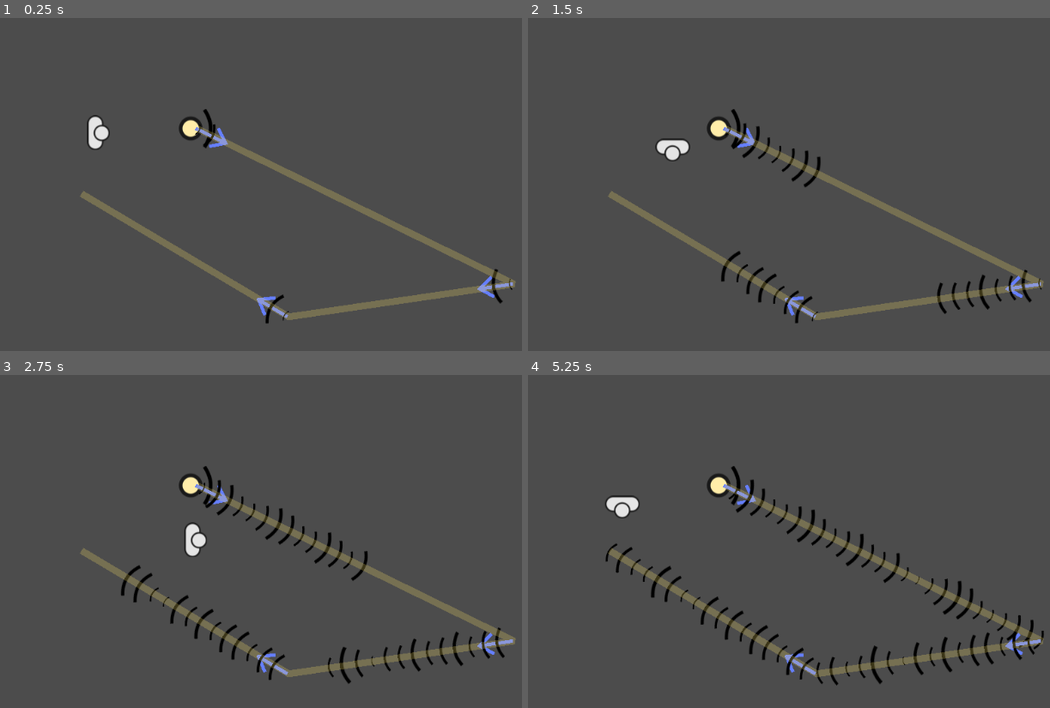
Above: before the commit, frames 1-4 (two rows, left to right).
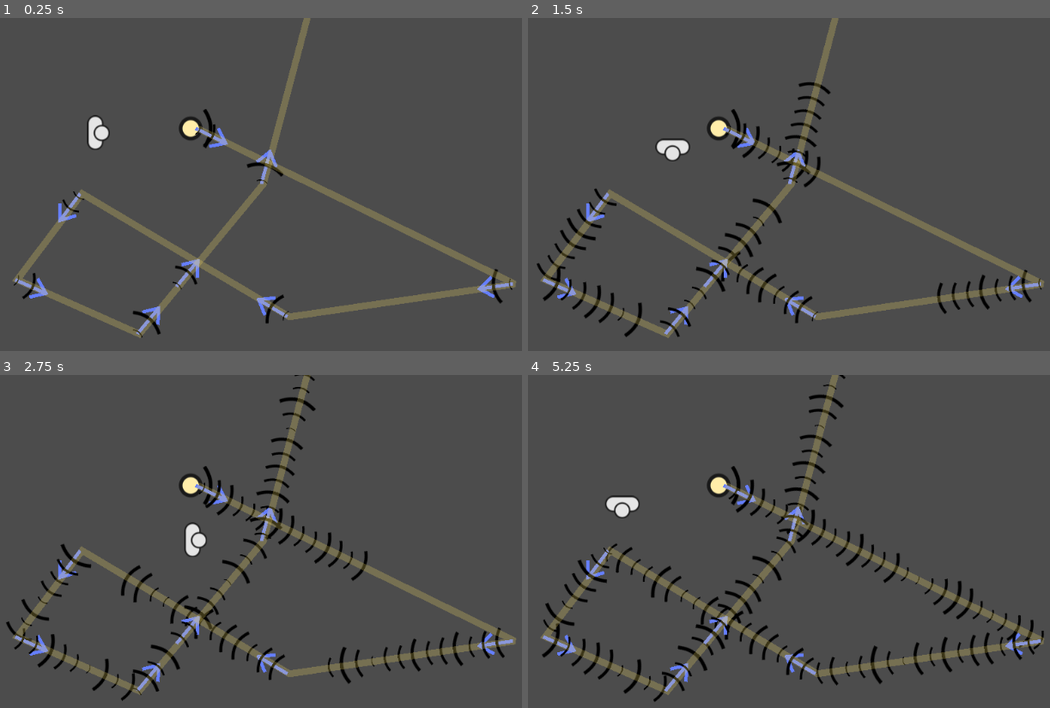
Above: after the commit, the same moments.

Repository: gingergenius/Spotify1962
Game: Godot game, scene res://scenes/MartinTestScene.tscn
The game is run twice, just before and just after one commit, with the same random seed, the same clock (stepped at 60 frames per second) and the same inputs. This scene is started directly instead of the project's main scene.
Inputs (mouse positions are in pixels of both pictures, inside the frame that each line leads up to):
- Up to frame 1 (0.25 s): no input
- Up to frame 2 (1.5 s): move the mouse to (997, 197) at 0.52 s; hold D (player_right) 0.53-1.28 s; hold Space (player_pull) 0.53-1.28 s; click (997, 197) at 0.67 s; move the mouse to (710, 237) at 1.27 s; hold S (player_down) from 1.28 s (still down); tap Space (player_pull) at 1.35 s; click (710, 237) at 1.42 s
- Up to frame 3 (2.75 s): move the mouse to (391, 488) at 2.02 s; release S (player_down) at 2.03 s; hold D (player_right) from 2.03 s (still down); hold Space (player_pull) from 2.03 s (still down); click (391, 488) at 2.17 s
- Up to frame 4 (5.25 s): move the mouse to (815, 654) at 2.77 s; release D (player_right) at 2.78 s; release Space (player_pull) at 2.78 s; hold W (player_up) 2.78-3.53 s; tap Space (player_pull) at 2.85, 4.35 s; click (815, 654) at 2.92 s; move the mouse to (outside the picture) at 3.52 s; hold Space (player_pull) 3.53-4.28 s; hold A (player_left) 3.53-5.03 s; click (outside the picture) at 3.67 s; move the mouse to (642, 514) at 4.27 s; click (642, 514) at 4.42 s; move the mouse to (882, 574) at 5.02 s; hold S (player_down) from 5.03 s (still down); hold Space (player_pull) from 5.03 s (still down); click (882, 574) at 5.17 s

The runs differ from the first frame. In frame 1, 2.9% of the frame differs, in the area x 2-99%, y 0-97%; in frame 2, 3.9%; in frame 3, 3.9%; in frame 4, 4.1%, in the area x 2-99%, y 0-99%.

Commit message:
Added raycast debug test

Diff:
--- a/objects/TransmissionRay.tscn
+++ b/objects/TransmissionRay.tscn
@@ -45,7 +45,7 @@
 anim_loop = false
 _sections_unfolded = [ "Angular Velocity", "Emission Shape", "Flags", "Gravity", "Hue Variation", "Initial Velocity", "Linear Accel", "Orbit Velocity", "Radial Accel", "Scale", "Spread", "Trail" ]
 
-[node name="TransmissionRay" type="Node2D" index="0"]
+[node name="TransmissionRay" type="Node2D"]
 
 script = ExtResource( 1 )
 _sections_unfolded = [ "Transform" ]
--- a/scenes/MartinTestScene.tscn
+++ b/scenes/MartinTestScene.tscn
@@ -91,8 +91,8 @@
 
 [node name="debugTransmission" type="Line2D" parent="EmitterNode/Transmission" index="1"]
 
-position = Vector2( 2, 0 )
-points = PoolVector2Array( 0, 0, 472.836, 232.362, 136.836, 281.362, -172.163, 97.3621 )
+position = Vector2( 3, 0 )
+points = PoolVector2Array( 0, 0, 472.836, 232.362, 136.836, 281.362, -172.163, 97.3621, -268.999, 226, -86.999, 307, -28.6414, 236.34, 98.001, 83, 171.001, -194 )
 width = 10.0
 default_color = Color( 1, 0.892187, 0.4, 0.237569 )
 texture_mode = 39818496
--- /dev/null
+++ b/scenes/RayCastDebug.tscn
@@ -0,0 +1,136 @@
+[gd_scene load_steps=6 format=2]
+
+[ext_resource path="res://objects/emitter.png" type="Texture" id=1]
+[ext_resource path="res://ball.png" type="Texture" id=2]
+
+[sub_resource type="GDScript" id=2]
+
+script/source = "extends Node2D
+
+# class member variables go here, for example:
+# var a = 2
+# var b = \"textvar\"
+
+func _ready():
+	# Called every time the node is added to the scene.
+	# Initialization here
+	pass
+
+#func _process(delta):
+#	# Called every frame. Delta is time since last frame.
+#	# Update game logic here.
+#	pass
+
+func _input(ev):
+	if ev is InputEventMouseButton:
+		var target = get_node(\"Target\")
+		target.position = ev.position"
+
+[sub_resource type="GDScript" id=1]
+
+script/source = "extends Node2D
+
+# class member variables go here, for example:
+# var a = 2
+# var b = \"textvar\"
+
+func _ready():
+	# Called every time the node is added to the scene.
+	# Initialization here
+	pass
+
+func updateLinePoints(line, points):
+	for i in range (points.size()):
+		if line.get_point_count() == i:
+			line.add_point(points[i])
+		else:
+			line.set_point_position(i, points[i])
+
+	if line.get_point_count() > points.size():
+		line.remove_point(line.get_point_count() - 1)
+
+func _process(delta):
+#	# Called every frame. Delta is time since last frame.
+#	# Update game logic here.
+
+	var line = get_node(\"../DebugLine\")
+	var target = get_node(\"../Target\")
+
+	var line_points = PoolVector2Array()
+	line_points.push_back(self.position)
+	line_points.push_back(target.position)
+
+#	var raycast = new RayCast2D()
+#	raycast.set_position(self.position)
+#	raycast.set_cast_to(target.position)
+#	raycast.force_raycast_update()
+#	print (raycast.is_colliding())
+
+	updateLinePoints(line, line_points)
+
+func _physics_process(delta):
+	var target = get_node(\"../Target\")
+	var space_rid = get_world_2d().get_space()
+	var space_state = Physics2DServer.space_get_direct_state(space_rid)
+	var result = space_state.intersect_ray(self.position, target.position)
+
+	if result.size() > 0:
+		var collision_point = get_node(\"../CollisionPoint\")
+		collision_point.set_position(result.position)
+		print (\"collision\")
+	else:
+		print (\"no collision\")
+"
+
+[sub_resource type="RectangleShape2D" id=3]
+
+custom_solver_bias = 0.0
+extents = Vector2( 10, 10 )
+
+[node name="Node2D" type="Node2D" index="0"]
+
+script = SubResource( 2 )
+
+[node name="Emitter" type="Node2D" parent="." index="0"]
+
+position = Vector2( 378, 271 )
+script = SubResource( 1 )
+
+[node name="Sprite" type="Sprite" parent="Emitter" index="0"]
+
+texture = ExtResource( 1 )
+
+[node name="DebugLine" type="Line2D" parent="." index="1"]
+
+points = PoolVector2Array(  )
+width = 10.0
+default_color = Color( 0.4, 0.5, 1, 1 )
+texture_mode = 204722368
+sharp_limit = 2.0
+round_precision = 8
+_sections_unfolded = [ "Transform" ]
+
+[node name="Target" type="Node2D" parent="." index="2"]
+
+_sections_unfolded = [ "Transform" ]
+
+[node name="Node2D" type="Node2D" parent="." index="3"]
+
+position = Vector2( 715.5, 361 )
+scale = Vector2( 1.14063, 3.40625 )
+
+[node name="KinematicBody2D" type="KinematicBody2D" parent="Node2D" index="0"]
+
+input_pickable = false
+collision_layer = 1
+collision_mask = 1
+collision/safe_margin = 0.08
+
+[node name="CollisionShape2D" type="CollisionShape2D" parent="Node2D/KinematicBody2D" index="0"]
+
+scale = Vector2( 3.01983, 3.01983 )
+shape = SubResource( 3 )
+
+[node name="CollisionPoint" type="Sprite" parent="." index="4"]
+
+texture = ExtResource( 2 )
--- a/scenes/StefanTestScene.tscn
+++ b/scenes/StefanTestScene.tscn
@@ -58,7 +58,7 @@
 "points": PoolVector2Array(  )
 }
 
-[node name="game" type="Node" index="0"]
+[node name="game" type="Node"]
 
 _sections_unfolded = [ "Pause" ]
 
@@ -257,7 +257,7 @@
 
 texture = ExtResource( 11 )
 region_enabled = true
-region_rect = Rect2( 0, 0, 128, 528.171 )
+region_rect = Rect2( 0, 0, 128, 528.172 )
 _sections_unfolded = [ "Region", "Transform" ]
 
 [node name="wall_top" type="StaticBody2D" parent="walls" index="5"]
